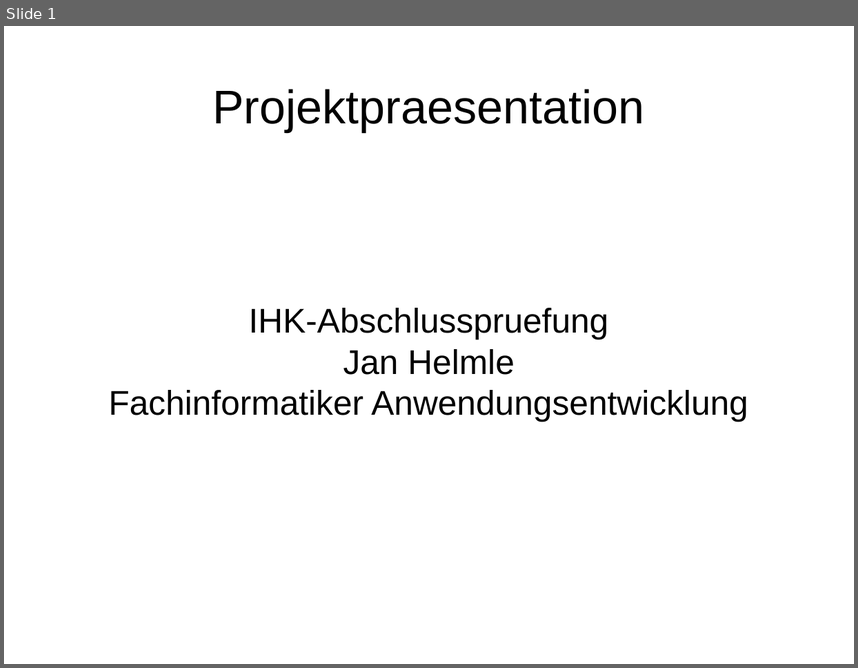
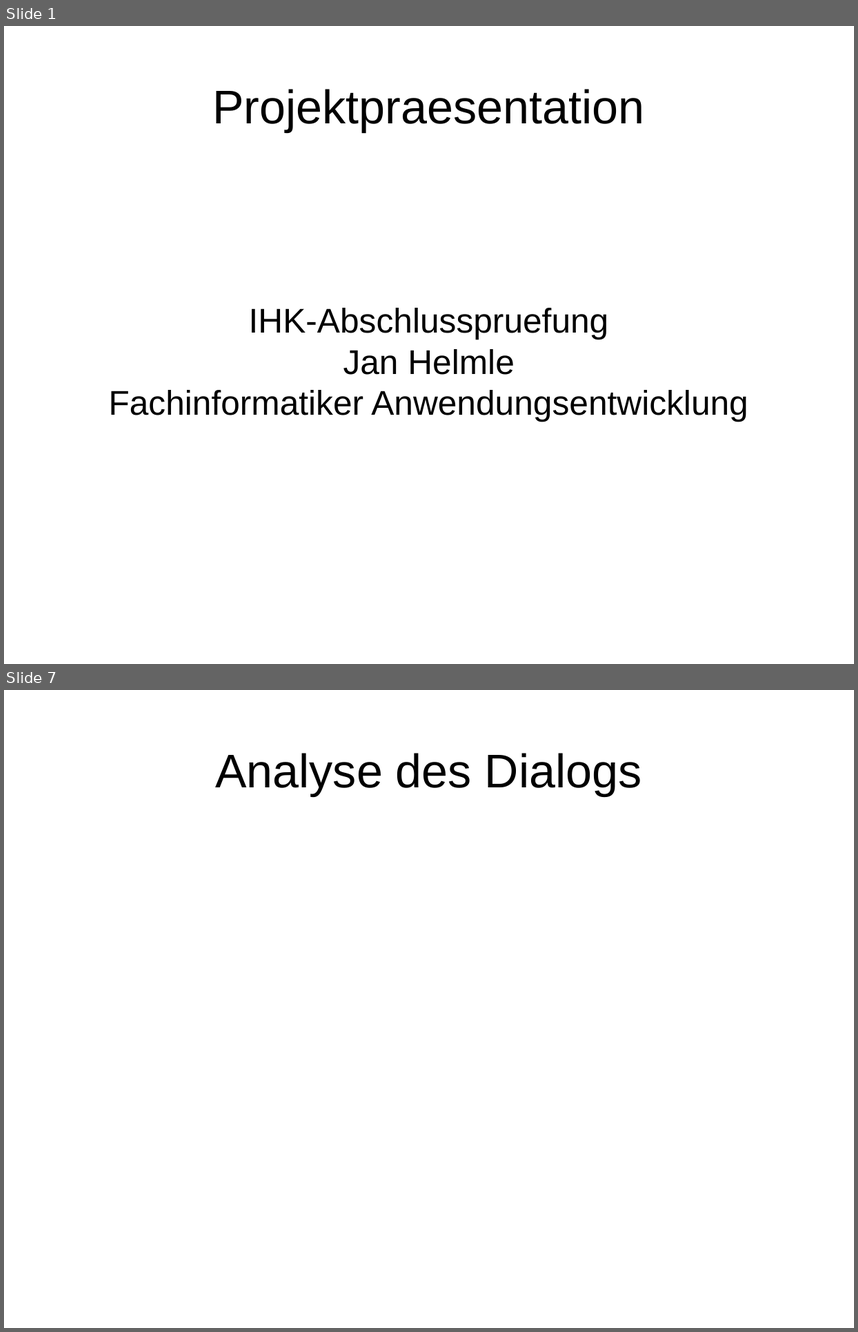
Before and after one commit to janhelmle/weiterbildung_fachinformatiker_ihk_projektantrag, a slide deck: praesentation/presentation_v1.odp. Shown one above the other, each under a label of ours: slide 1 before the commit, slides 1 and 7 after it; the slides between them are not shown. The pictures are 858x668 and 858x1332 pixels, drawn with LibreOffice and Linux fonts; fonts in the diff are those of the drawing. Boxes give left, top, right and bottom in pixels: in the first picture for what was removed or moved away, otherwise in the second. Text is boxed around its words. In the diff, an @@ line names an element or a change of style, - is before the commit and + after.

```diff
--- a/praesentation/presentation_v1.odp
+++ b/praesentation/presentation_v1.odp
@@ slide 7 added at (4, 690, 854, 1328), background #FFFFFF @@
@@ title added at (215, 753, 642, 796), 44 pt, text #000000 @@
+Analyse des Dialogs
```
Also in this commit, not shown: 13 other slides added, 2 slides removed.
